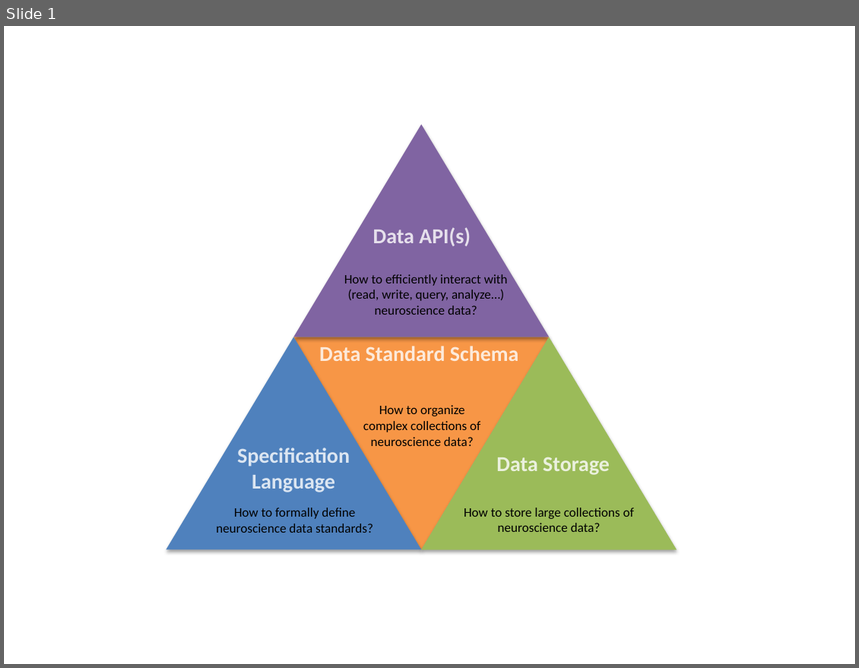
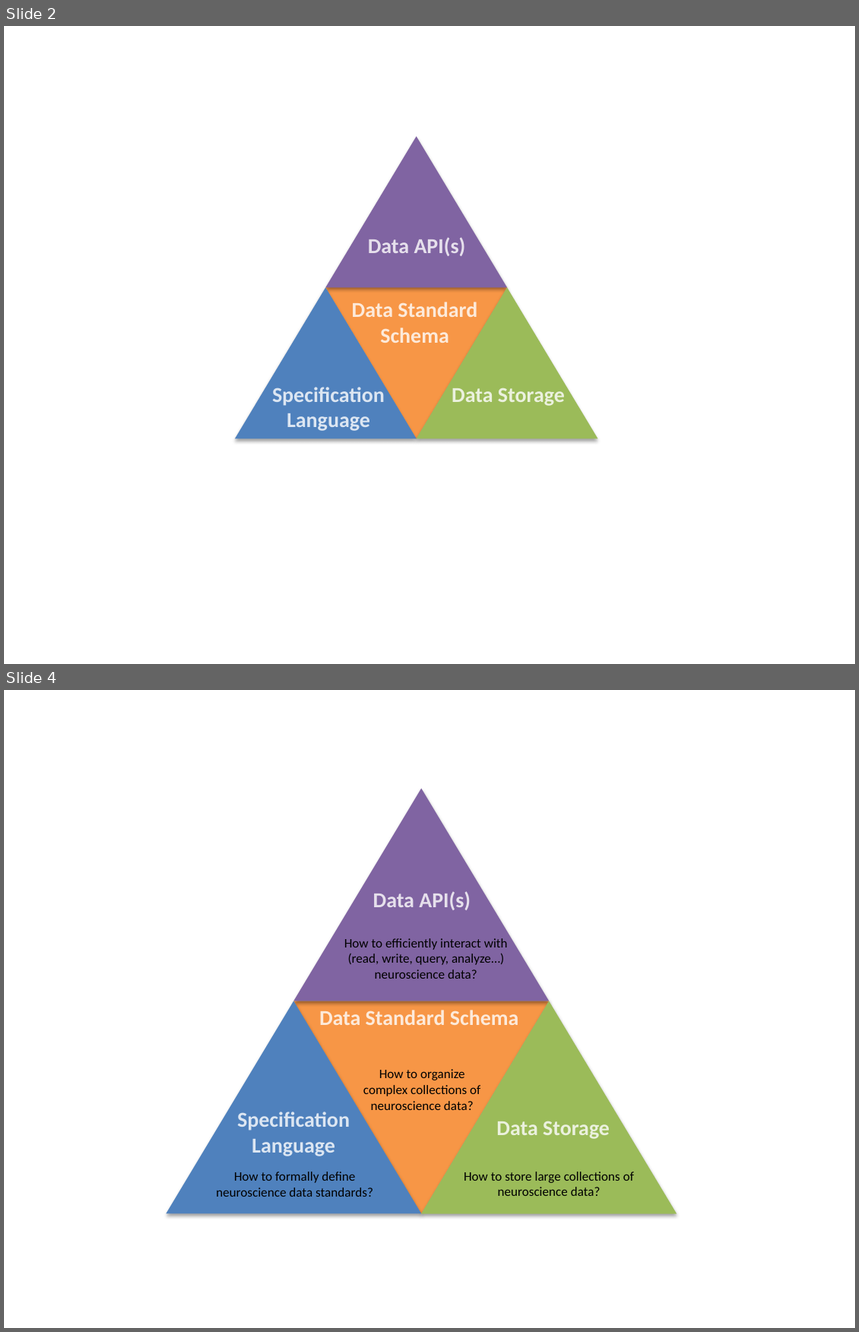
Before and after one commit to ttngu207/neurodatawithoutborders.github.io, a slide deck: images/project_components.pptx. Shown one above the other, each under a label of ours: slide 1 before the commit, slides 2 and 4 after it; the slides between them are not shown. The pictures are 859x668 and 859x1332 pixels, drawn with LibreOffice and Linux fonts; fonts in the diff are those of the drawing. Boxes give left, top, right and bottom in pixels: in the first picture for what was removed or moved away, otherwise in the second. Text is boxed around its words. In the diff, an @@ line names an element or a change of style, - is before the commit and + after.

```diff
--- a/images/project_components.pptx
+++ b/images/project_components.pptx
@@ slide 2 added at (4,26,855,664), background #FFFFFF @@
@@ group added at (235,137,598,439): 4 triangles, 4 texts @@
+Data API(s)
+Specification Language
+Data Storage
+Data Standard Schema
@@ what was slide 1 is now slide 4 @@
```
Also in this commit, not shown: 5 other slides added, 1 slide removed, 2 other files.
